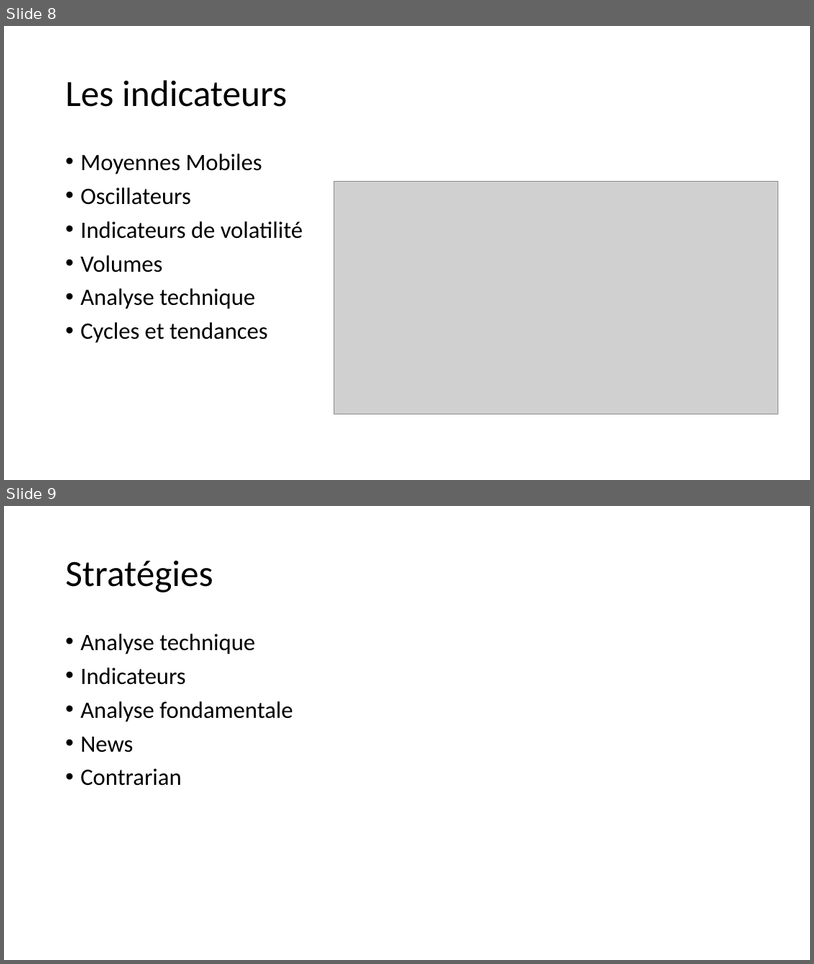
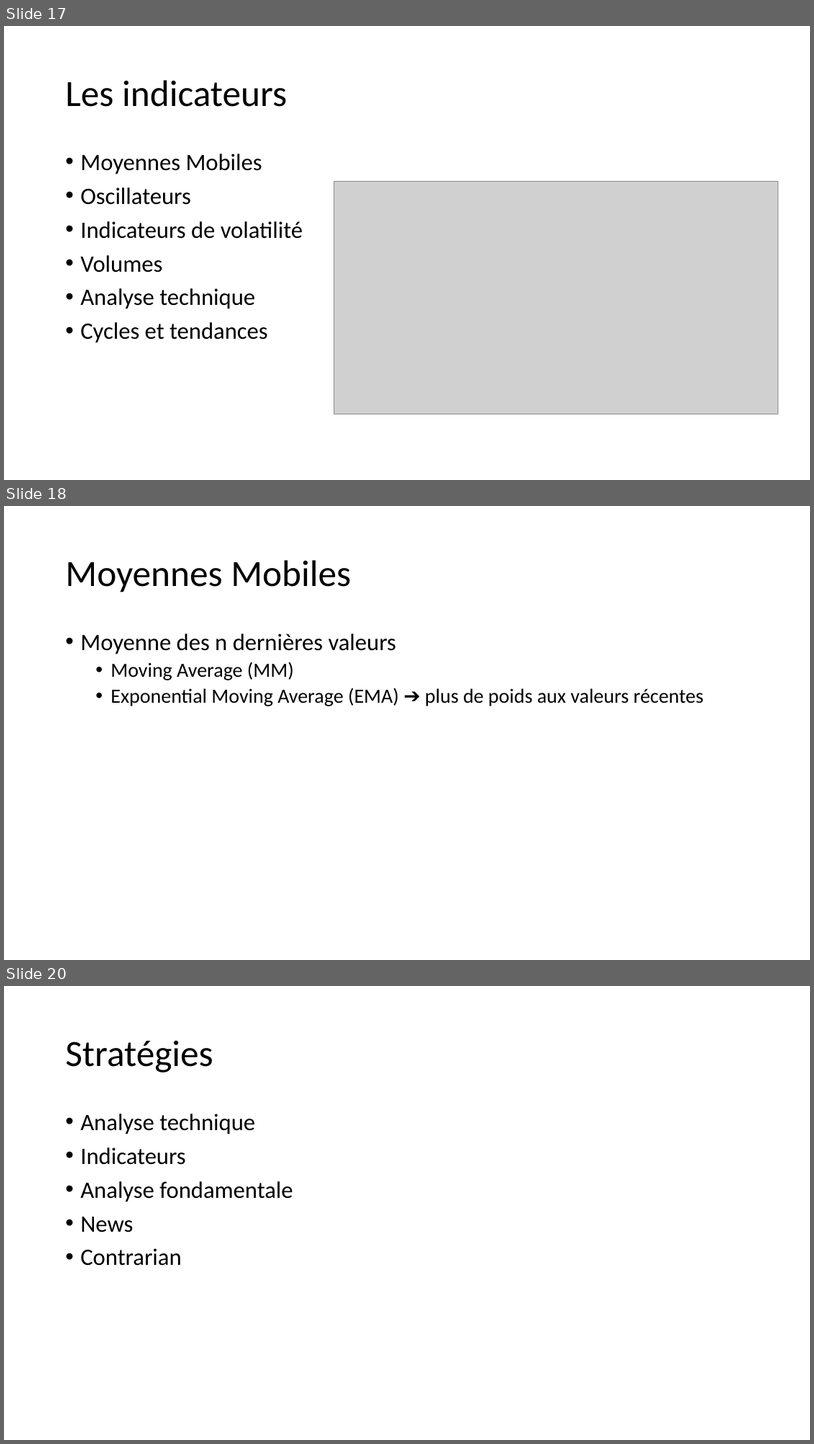
Before and after one commit to dadelcarbo/UltimateChartistRoot, a slide deck: Formation/Formation Bourse.pptx. Shown one above the other, each under a label of ours: slides 8 and 9 before the commit, slides 17, 18 and 20 after it; the slides between them are not shown. The pictures are 814x964 and 814x1444 pixels, drawn with LibreOffice and Linux fonts; fonts in the diff are those of the drawing; grey boxes stand for pictures. Boxes give left, top, right and bottom in pixels: in the first picture for what was removed or moved away, otherwise in the second. Text is boxed around its words. In the diff, an @@ line names an element or a change of style, - is before the commit and + after.

```diff
--- a/Formation/Formation Bourse.pptx
+++ b/Formation/Formation Bourse.pptx
@@ slide 18 added at <box>4,506,810,960</box>, background #FFFFFF @@
@@ title added at <box>65,560,351,592</box>, 44 pt, text #000000 @@
+Moyennes Mobiles
@@ text added at <box>80,633,704,706</box>, 24 pt, text #000000 @@
+• Moyenne des n dernières valeurs
+  • Moving Average (MM)
+  • Exponential Moving Average (EMA) ➔ plus de poids aux valeurs récentes
@@ what was slide 8 is now slide 17 @@
@@ what was slide 9 is now slide 20 @@
```
Also in this commit, not shown: 12 other slides added, 1 slide removed, 7 other files.
